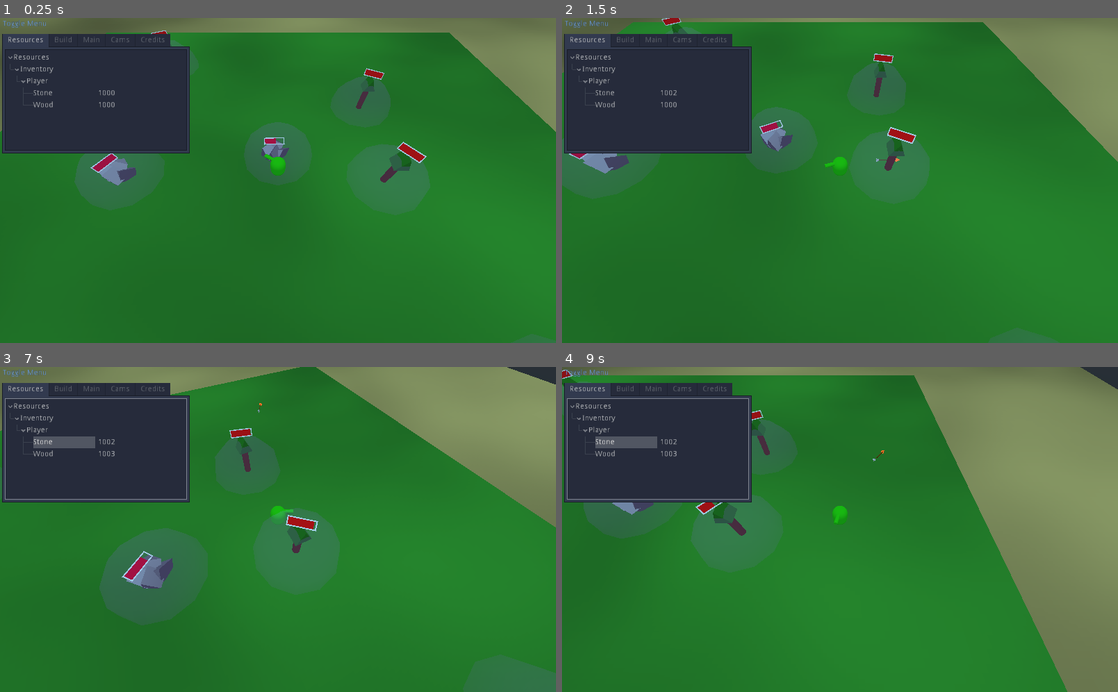
Above: before the commit, frames 1-4 (two rows, left to right).
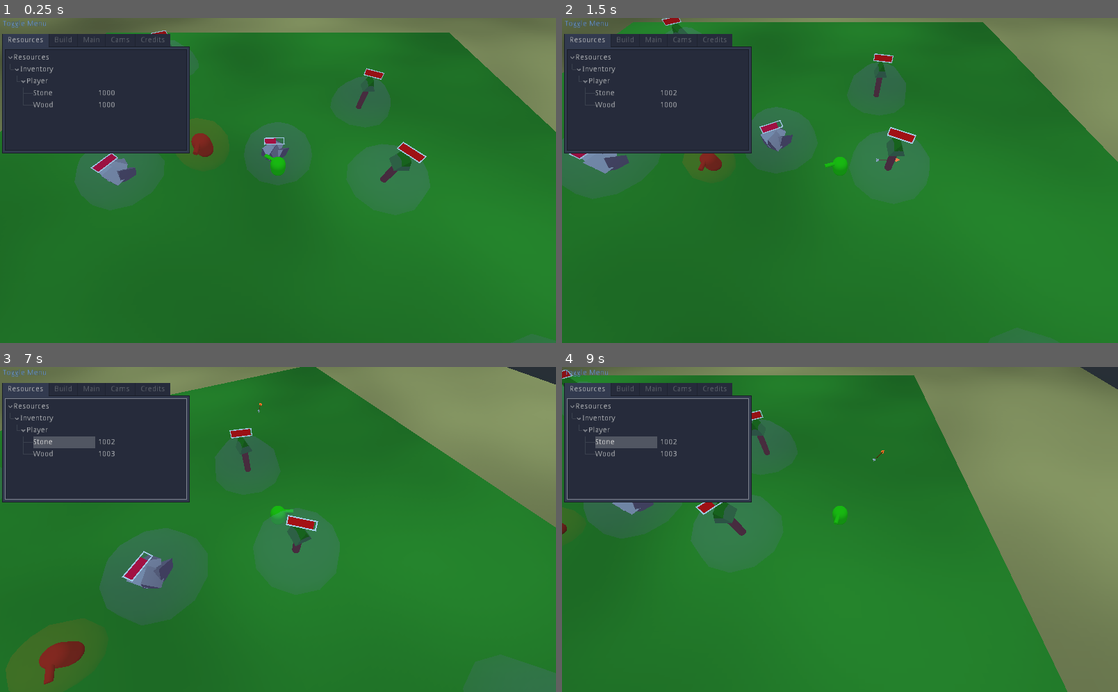
Above: after the commit, the same moments.

Repository: c-dante/godot-jam
Game: Godot game, scene res://FirstScene.tscn
Same seed, same stepped clock (60 frames per second), same inputs: the game is played once before the commit and once after it.
Inputs (mouse positions are in pixels of both pictures, inside the frame that each line leads up to):
- Up to frame 1 (0.25 s): no input
- Up to frame 2 (1.5 s): move the mouse to (962, 164) at 0.52 s; press the mouse at (962, 164) at 0.53 s; hold D (move_right) 0.53-1.28 s; move the mouse to (728, 196) at 1.27 s; release the mouse at (728, 196) at 1.28 s; hold S (move_down) from 1.28 s (still down); click (728, 196) at 1.35 s
- Up to frame 3 (7 s): move the mouse to (333, 458) at 2.02 s; release S (move_down) at 2.03 s; hold D (move_right) 2.03-2.78 s; hold Shift (sprint) 2.03-2.78 s; click (333, 458) at 2.3 s; move the mouse to (250, 594) at 2.77 s; hold W (move_up) 2.78-3.53 s; tap E (turn_ccw) at 2.85 s; click (250, 594) at 3.05 s; move the mouse to (444, 578) at 3.52 s; hold Q (turn_cw) 3.53-4.28 s; hold A (move_left) 3.53-5.03 s; click (444, 578) at 3.8 s; move the mouse to (111, 480) at 4.27 s; click (111, 480) at 4.35 s; move the mouse to (305, 529) at 5.02 s; press the mouse at (305, 529) at 5.03 s; hold S (move_down) 5.03-5.78 s; move the mouse to (194, 448) at 5.77 s; release the mouse at (194, 448) at 5.78 s; hold D (move_right) 5.78-6.53 s; tap Shift (sprint) at 5.85 s; click (194, 448) at 6.05 s; move the mouse to (400, 513) at 6.52 s; hold W (move_up) from 6.53 s (still down); hold E (turn_ccw) from 6.53 s (still down); click (400, 513) at 6.8 s
- Up to frame 4 (9 s): move the mouse to (728, 545) at 7.27 s; release W (move_up) at 7.28 s; release E (turn_ccw) at 7.28 s; hold D (move_right) 7.28-8.03 s; tap Q (turn_cw) at 7.35 s; click (728, 545) at 7.55 s; move the mouse to (895, 458) at 8.02 s; press the mouse at (895, 458) at 8.03 s; hold S (move_down) 8.03-8.78 s; move the mouse to (812, 594) at 8.77 s; release the mouse at (812, 594) at 8.78 s; hold A (move_left) from 8.78 s (still down); click (812, 594) at 8.85 s

The runs differ from the first frame. In frame 1, 0.7% of the frame differs, in the area x 32-41%, y 30-45%; in frame 2, 0.4%; in frame 3, 2.4%, in the area x 1-91%, y 7-100%; in frame 4, less than 0.1%.

Commit message:
An enemy and arrows with collision

Diff:
--- a/FirstScene.tscn
+++ b/FirstScene.tscn
@@ -9,6 +9,8 @@
 [ext_resource path="res://src/Tree/Tree.tscn" type="PackedScene" id=7]
 [ext_resource path="res://src/garbage.gd" type="Script" id=8]
 [ext_resource path="res://src/Equipment.gd" type="Script" id=9]
+[ext_resource path="res://mat/enemy.tres" type="Material" id=10]
+[ext_resource path="res://src/Movement.gd" type="Script" id=11]
 
 [sub_resource type="NavigationMesh" id=1]
 vertices = PoolVector3Array( -90.4, 0.874445, -99.4, -99.4, 0.874445, -99.4, -99.4, 0.874445, -90.1, -81.1, 0.874445, - …(8011 unchanged characters)…
@@ -27,6 +29,18 @@
 metallic = 0.16
 
 [sub_resource type="CylinderMesh" id=6]
+
+[sub_resource type="CapsuleShape" id=8]
+
+[sub_resource type="CapsuleMesh" id=9]
+material = ExtResource( 10 )
+
+[sub_resource type="SphereShape" id=10]
+radius = 3.0
+
+[sub_resource type="SpatialMaterial" id=11]
+flags_transparent = true
+albedo_color = Color( 1, 0.445313, 0, 0.0980392 )
 
 [sub_resource type="BoxShape" id=7]
 extents = Vector3( 500, 10, 500 )
@@ -77,9 +91,11 @@
 
 [node name="spawn" type="Spatial" parent="."]
 
-[node name="Player" type="KinematicBody" parent="."]
+[node name="Player" type="KinematicBody" parent="." groups=[
+"player",
+]]
 transform = Transform( 1, 0, 0, 0, 1, 0, 0, 0, 1, 0, 5, 0 )
-collision_layer = 17
+collision_layer = 19
 __meta__ = {
 "_edit_group_": true
 }
@@ -121,6 +137,43 @@
 current = true
 fov = 85.0
 
+[node name="Enemy" type="KinematicBody" parent="."]
+transform = Transform( 1, 0, 0, 0, 1, 0, 0, 0, 1, 8.55226, 9.25201, 3.8147e-06 )
+collision_layer = 3
+
+[node name="Movement" type="Node" parent="Enemy"]
+script = ExtResource( 11 )
+
+[node name="CollisionShape" type="CollisionShape" parent="Enemy"]
+transform = Transform( 1, 0, 0, 0, -4.37114e-08, -1, 0, 1, -4.37114e-08, 0, 0, 0 )
+shape = SubResource( 8 )
+
+[node name="mesh" type="Spatial" parent="Enemy"]
+
+[node name="body" type="MeshInstance" parent="Enemy/mesh"]
+transform = Transform( 1, 0, 0, 0, -4.37114e-08, -1, 0, 1, -4.37114e-08, 0, 0, 0 )
+mesh = SubResource( 9 )
+material/0 = null
+
+[node name="front-indicator2" type="CSGMesh" parent="Enemy/mesh"]
+transform = Transform( 0.25, 0, 0, 0, -1.62921e-07, -0.25, 0, 1, -4.07302e-08, 0, 1, -1 )
+mesh = SubResource( 6 )
+material = ExtResource( 10 )
+__meta__ = {
+"_editor_description_": ""
+}
+
+[node name="attack" type="Area" parent="Enemy"]
+collision_layer = 0
+collision_mask = 2147483650
+
+[node name="CollisionShape" type="CollisionShape" parent="Enemy/attack"]
+shape = SubResource( 10 )
+
+[node name="CSGSphere" type="CSGSphere" parent="Enemy/attack"]
+radius = 3.0
+material = SubResource( 11 )
+
 [node name="Camera" type="Camera" parent="."]
 transform = Transform( 0.117518, 0.586668, -0.801255, -0.00601571, 0.807252, 0.590176, 0.993052, -0.0645365, 0.0983963, -54.3013, 23.3841, -2.59226 )
 
--- /dev/null
+++ b/mat/enemy.tres
@@ -0,0 +1,4 @@
+[gd_resource type="SpatialMaterial" format=2]
+
+[resource]
+albedo_color = Color( 0.772549, 0.101961, 0.101961, 1 )
--- a/src/Equipment.gd
+++ b/src/Equipment.gd
@@ -33,6 +33,7 @@
 		Res.ItemType.Bow:
 			var bow = Bow.new()
 			bow.meshPath = meshPath
+			bow.owner_id = owner_id
 			parent.add_child(bow)
 			owned_items[item] = bow
 
--- a/src/Global.gd
+++ b/src/Global.gd
@@ -4,6 +4,7 @@
 
 const GROUP = {
 	"PLAYER": "player",
+	"ARROW": "arrow",
 	"RESOURCE": "resource",
 }
 
--- a/src/ui/BuildMenu.gd
+++ b/src/ui/BuildMenu.gd
@@ -43,6 +43,7 @@
 				miner.owner = miner
 				miner.owner_id = purchase_id
 				miner.transform.origin = player.transform.origin
+				miner.add_to_group(Global.GROUP.PLAYER)
 				$"/root/Main/spawn".add_child(miner)
 				return
 			# Defer to event bus
--- a/src/weapons/Arrow.gd
+++ b/src/weapons/Arrow.gd
@@ -1,10 +1,24 @@
 extends Spatial
 
+const FORWARD = Vector3(0, 0, 1)
+const LIFETIME = 3
 
 export (int) var owner_id
 export (float) var speed = 25.0
-const FORWARD = Vector3(0, 0, 1)
+
+func _ready():
+	if get_tree().create_timer(LIFETIME).connect("timeout", self, "_on_timeout") != OK:
+		push_error("Failed to create timer")
+		queue_free()
 
 # Called every frame. 'delta' is the elapsed time since the previous frame.
 func _physics_process(delta):
 	translate_object_local(speed * delta * FORWARD)
+
+func _on_timeout():
+	queue_free()
+
+func _on_arrow_body_entered(body):
+	if body.get_instance_id() != owner_id:
+		print("Arrow struck", body, body.get_path())
+		queue_free()
--- a/src/weapons/Bow.gd
+++ b/src/weapons/Bow.gd
@@ -5,6 +5,7 @@
 export (NodePath) var meshPath
 onready var mesh: Spatial = get_node(meshPath)
 
+export (int) var owner_id
 export (bool) var active = true
 
 export (float) var cooldown = 1
@@ -17,9 +18,9 @@
 
 	if active && Input.is_action_pressed("fire"):
 		cool = cooldown
-		print("PEW", Global.SPAWN)
 		var meshxform = mesh.get_global_transform()
 		var arrow = Arrow.instance()
+		arrow.owner_id = owner_id
 		arrow.set_translation(meshxform.origin)
 		arrow.rotate_y(PI + mesh.rotation.y)
 		Global.SPAWN.add_child(arrow)
--- a/src/weapons/arrow.tscn
+++ b/src/weapons/arrow.tscn
@@ -10,13 +10,13 @@
 albedo_color = Color( 1, 0, 0, 1 )
 
 [sub_resource type="SphereShape" id=2]
-radius = 0.377938
+radius = 0.823411
 
 [node name="arrow" type="Area" groups=[
 "arrow",
 ]]
-collision_layer = 2147483650
-collision_mask = 3
+collision_layer = 2147483648
+collision_mask = 2
 script = ExtResource( 3 )
 
 [node name="CSGCombiner" type="CSGCombiner" parent="."]
@@ -61,3 +61,4 @@
 [node name="CollisionShape" type="CollisionShape" parent="."]
 transform = Transform( 1, 0, 0, 0, 1, 0, 0, 0, 1, 0, 0, 1.36116 )
 shape = SubResource( 2 )
+[connection signal="body_entered" from="." to="." method="_on_arrow_body_entered"]
Not shown: 1 places in FirstScene.tscn that only renumber resources
Not shown, changed: dev.md
